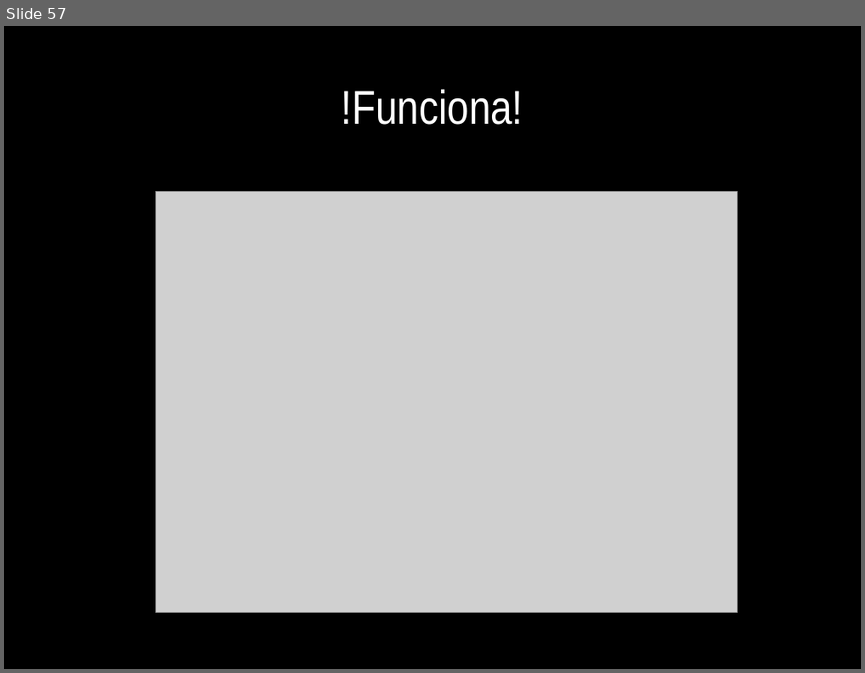
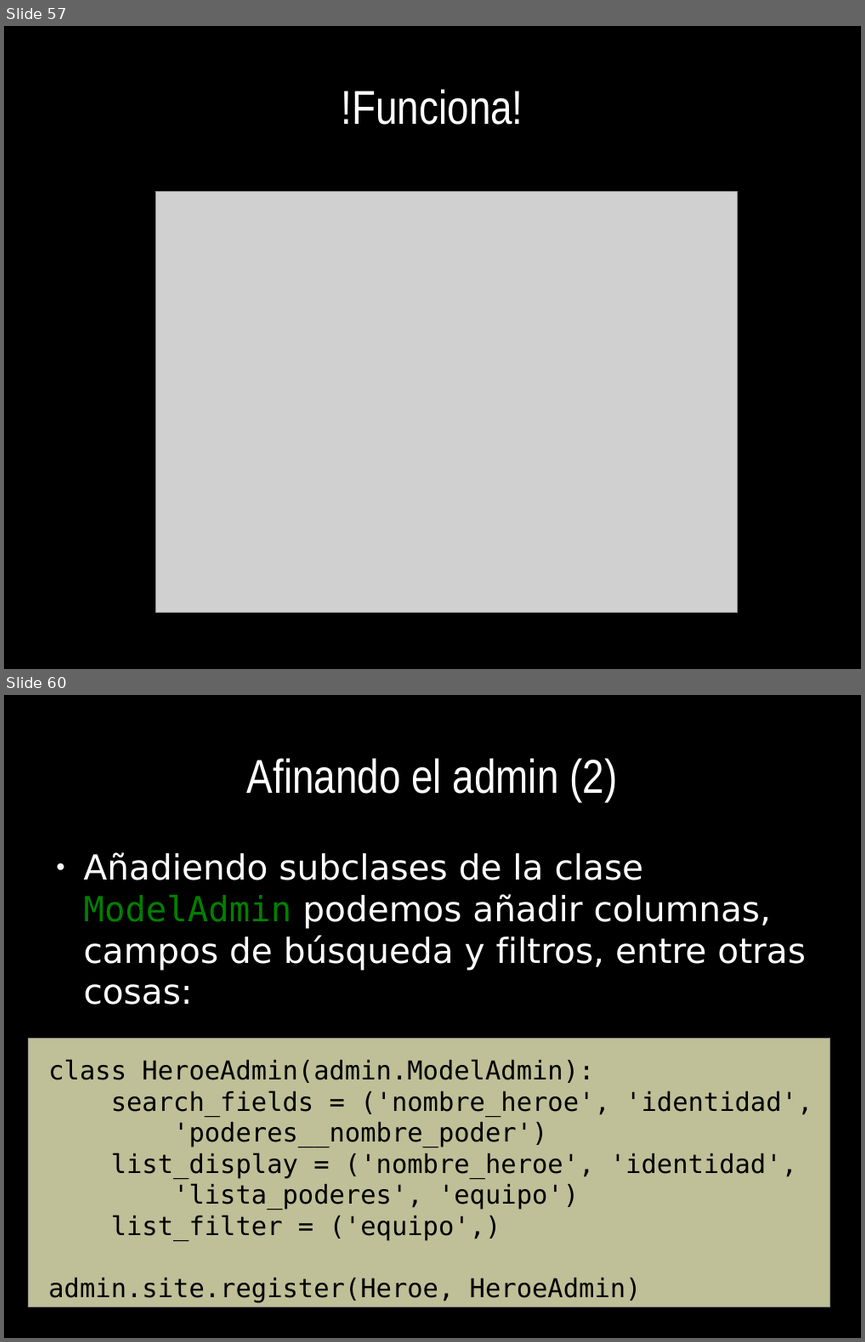
Before and after one commit to euribates/curso-django, a slide deck: presentacion/curso_django.odp. Shown one above the other, each under a label of ours: slide 57 before the commit, slides 57 and 60 after it; the slides between them are not shown. The pictures are 865x673 and 865x1342 pixels, drawn with LibreOffice and Linux fonts; fonts in the diff are those of the drawing; grey boxes stand for pictures. Boxes give left, top, right and bottom in pixels: in the first picture for what was removed or moved away, otherwise in the second. Text is boxed around its words. In the diff, an @@ line names an element or a change of style, - is before the commit and + after.

Commit message:
A?adidos varios superheroes y fotos Empliada la presentaci?n Mejoras en el admin

```diff
--- a/presentacion/curso_django.odp
+++ b/presentacion/curso_django.odp
@@ slide 60 added at [4,695,861,1338], background #000000 @@
@@ title added at [247,758,617,801], 44 pt, text #FFFFFF @@
+Afinando el admin (2)
@@ text added at [84,852,806,1004], 32 pt, text #FFFFFF @@
+● Añadiendo subclases de la clase ModelAdmin podemos añadir columnas, campos de búsqueda y filtros, entre otras cosas:
@@ rectangle added at [28,1038,829,1307], fill #FFFFCC at 75% opacity, outline #808080 0 pt @@
@@ text added at [48,1059,812,1302], 24 pt, text #000000 @@
+class HeroeAdmin(admin.ModelAdmin):
+search_fields = ('nombre_heroe', 'identidad',
+'poderes__nombre_poder')
+list_display = ('nombre_heroe', 'identidad',
+'lista_poderes', 'equipo')
+list_filter = ('equipo',)
+admin.site.register(Heroe, HeroeAdmin)
```
Also in this commit, not shown: 1 slide changed, 3 other slides added, 17 other files.
